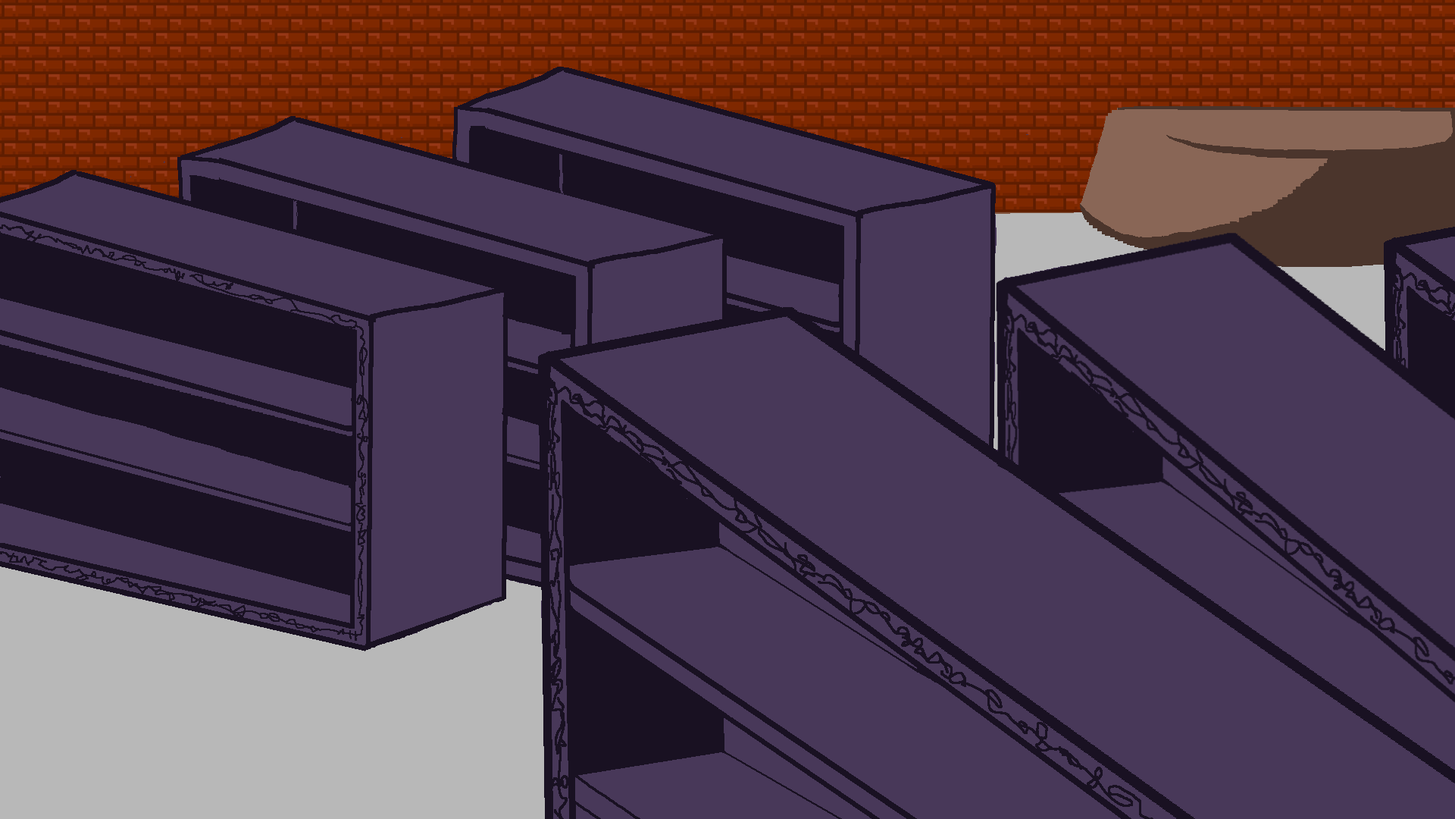
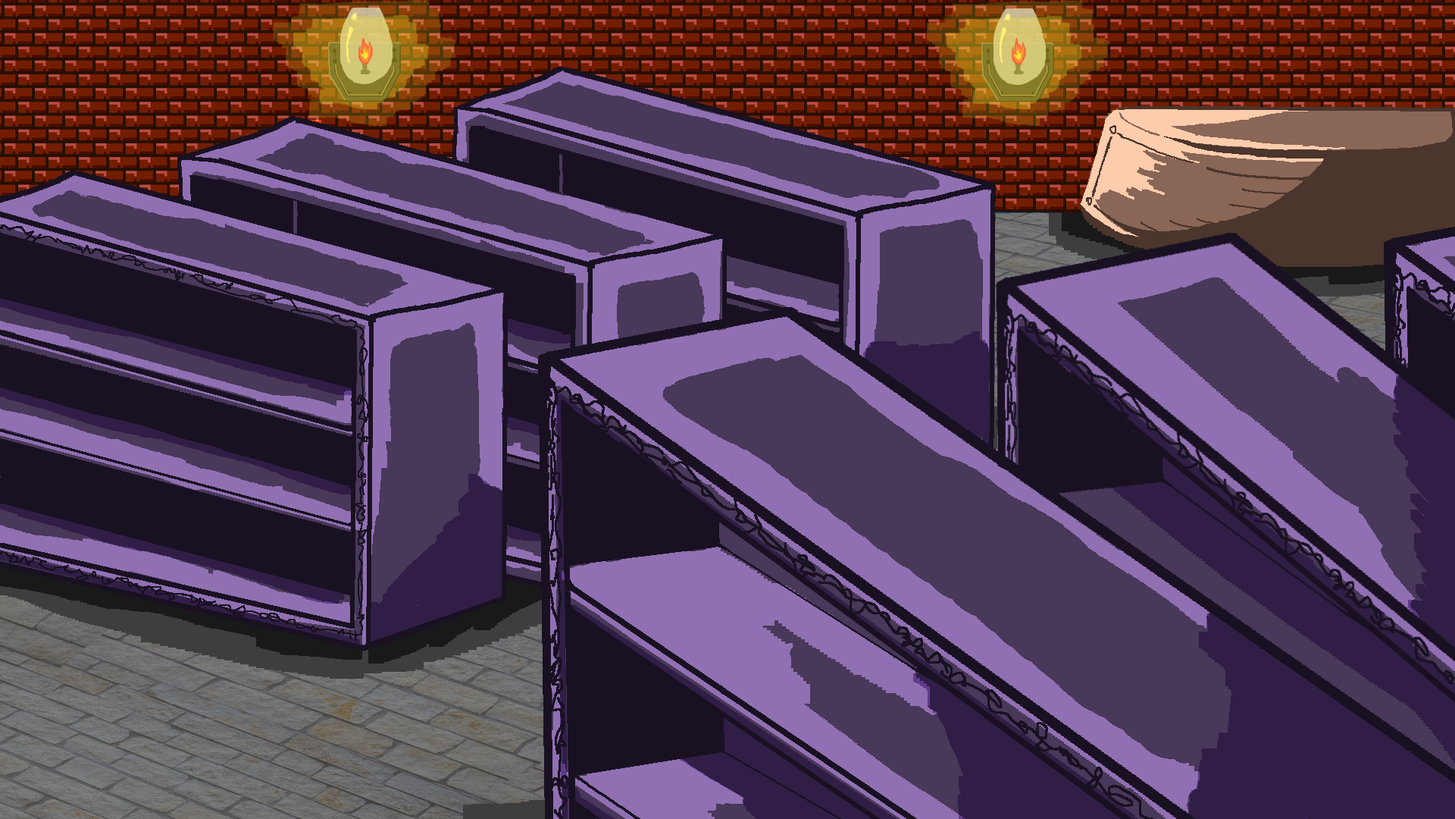
Comparing the layer stacks of the two 1455px x 819px images. Changes:
painted on "Layer 7" over [left=293, top=187, right=688, bottom=819]
added layer "Layer 30" (overlay) above "Layer 33" over [left=0, top=70, right=1455, bottom=819]
added layer "Layer 33" (multiply) above "Layer 4" over [left=0, top=292, right=1455, bottom=819]
painted on "Layer 4" over [left=53, top=161, right=997, bottom=646]
removed layer "Layer 14" over [left=704, top=303, right=957, bottom=516]
added group "횃불" (1st of 2) with 7 layers above "횃불" over [left=273, top=0, right=456, bottom=126]
added layer "Layer 29" (30%) in group "횃불" over [left=293, top=15, right=430, bottom=110]
added layer "Layer 28" (18%) in group "횃불" over [left=273, top=0, right=456, bottom=126]
added layer "Layer 25" in group "횃불" over [left=328, top=40, right=401, bottom=102]
added group "횃불" (2nd of 2) with 7 layers above "Layer 19" over [left=927, top=0, right=1109, bottom=126]
added layer "Layer 24" (30%) in group "횃불" over [left=946, top=15, right=1083, bottom=110]
added layer "Layer 23" (18%) in group "횃불" over [left=927, top=0, right=1109, bottom=126]
added layer "유리" (2nd of 2, in "횃불") (83%) in group "횃불" over [left=993, top=8, right=1047, bottom=85]
added layer "Layer 20" in group "횃불" over [left=981, top=41, right=1055, bottom=102]
added layer "Layer 19" above "Layer 13" over [left=0, top=406, right=1018, bottom=819]
painted on "Layer 13" over [left=1086, top=125, right=1328, bottom=238]
added layer "Layer 31" (overlay) above "Layer 12" over [left=1080, top=106, right=1346, bottom=241]
"Layer 3": blend normal → difference over [left=0, top=0, right=1455, bottom=232]
added layer "Layer 32" above "Background" over [left=1049, top=190, right=1455, bottom=297]
added layer "Background" (1st of 2) (64%) above "Layer 18" over [left=0, top=0, right=1455, bottom=819]
added layer "Layer 18" above "Layer 1" over [left=0, top=91, right=1455, bottom=819]
…and 7 more changes (7 added)
